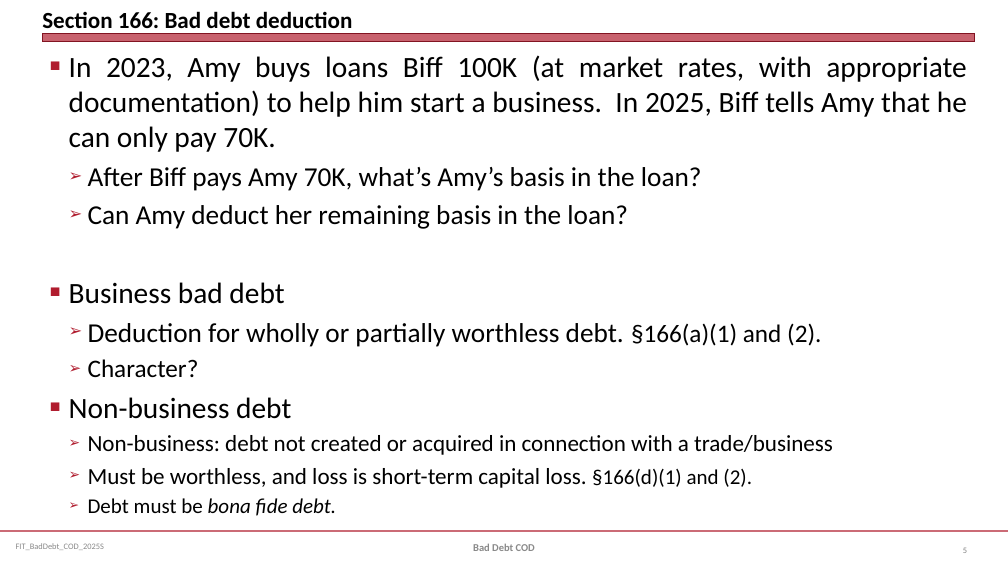
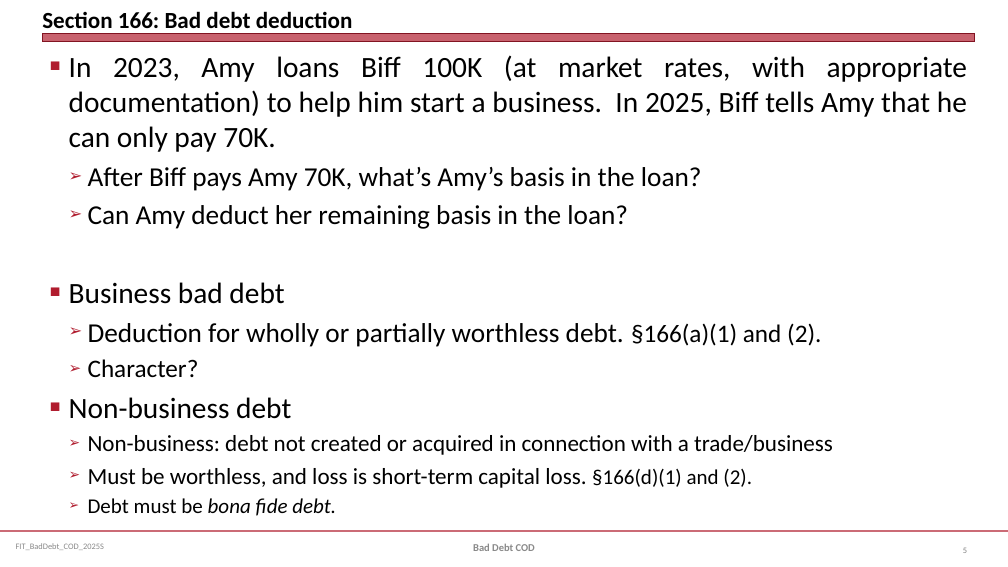
Before and after one commit to jmc877/Fed-Income-Tax, a slide deck: slide 5 of slides/FIT_BadDebt_COD_2025S.pptx. Drawn at 1008x567 pixels with LibreOffice and Linux fonts; fonts in the diff are those of the drawing. Boxes give left, top, right and bottom in pixels: in the first picture for what was removed or moved away, otherwise in the second. Text is boxed around its words. In the diff, an @@ line names an element or a change of style, - is before the commit and + after.

```diff
--- a/slides/FIT_BadDebt_COD_2025S.pptx
+++ b/slides/FIT_BadDebt_COD_2025S.pptx
@@ text at (69, 55, 967, 152): text changed @@
-■ In 2023, Amy buys loans Biff 100K (at market rates, with appropriate documentation) to help him start a business. In 2025, Biff tells Amy that he can only pay 70K.
+■ In 2023, Amy loans Biff 100K (at market rates, with appropriate documentation) to help him start a business. In 2025, Biff tells Amy that he can only pay 70K.
```
Also in this commit, not shown: 1 other file.
